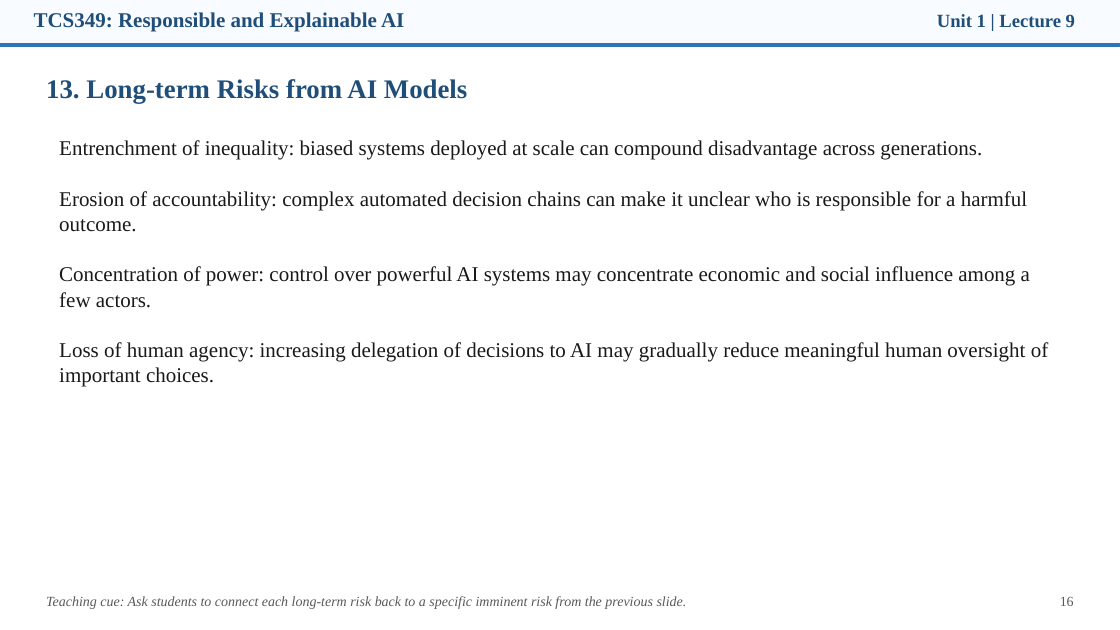
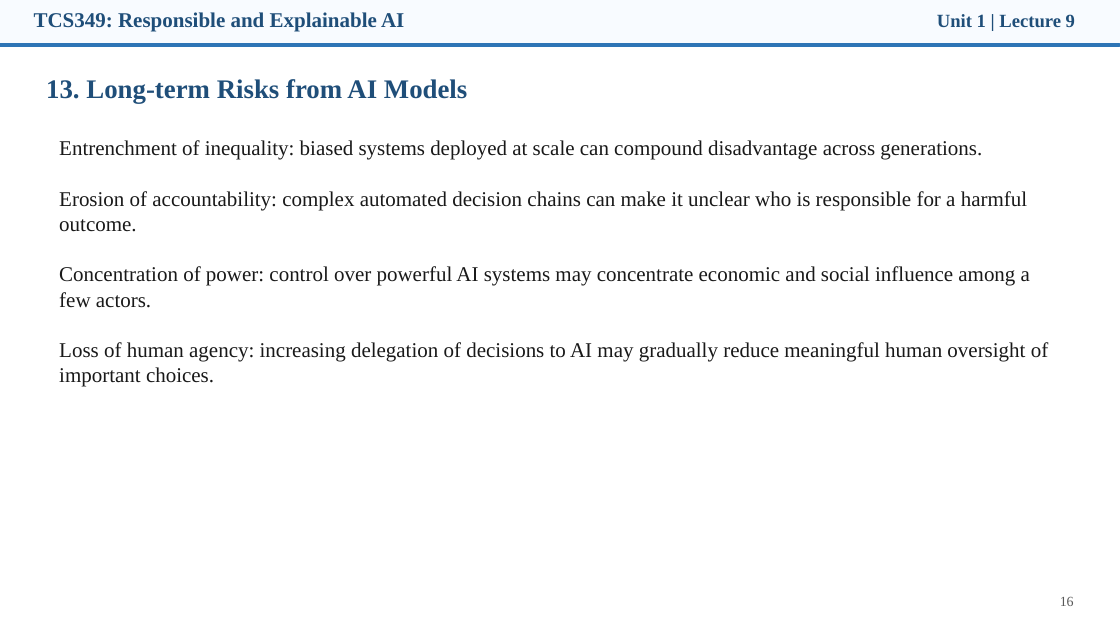
Before and after one commit to manojkaushik/manojkaushik.github.io, a slide deck: slide 14 of assets/TCS349/Unit-1/Lecture8-9_Fairness_Tradeoffs_Mitigation.pptx (slide 16 before the commit). Drawn at 1120x630 pixels with LibreOffice and Linux fonts; fonts in the diff are those of the drawing. Boxes give left, top, right and bottom in pixels: in the first picture for what was removed or moved away, otherwise in the second. Text is boxed around its words. In the diff, an @@ line names an element or a change of style, - is before the commit and + after.

```diff
--- a/assets/TCS349/Unit-1/Lecture8-9_Fairness_Tradeoffs_Mitigation.pptx
+++ b/assets/TCS349/Unit-1/Lecture8-9_Fairness_Tradeoffs_Mitigation.pptx
@@ text removed at bbox=[46, 596, 687, 609] @@
-Teaching cue: Ask students to connect each long-term risk back to a specific imminent risk from the previous slide.
```
Also in this commit, not shown: 13 other slides changed, 5 slides removed, 28 other files.
